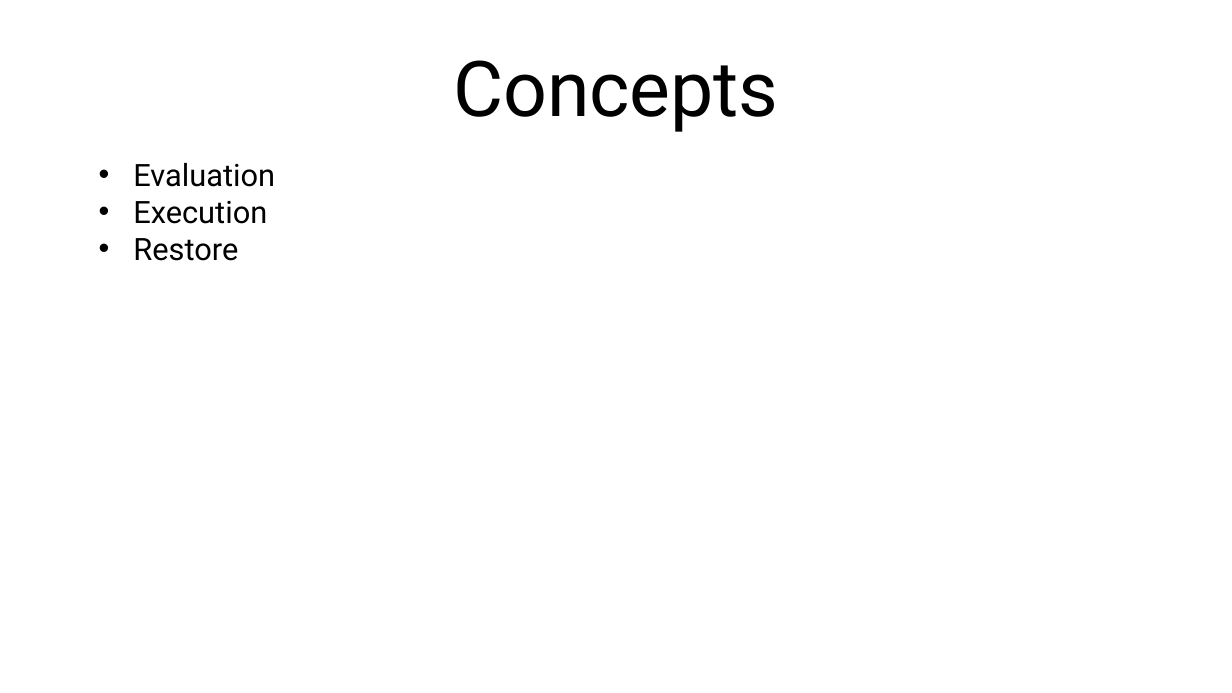
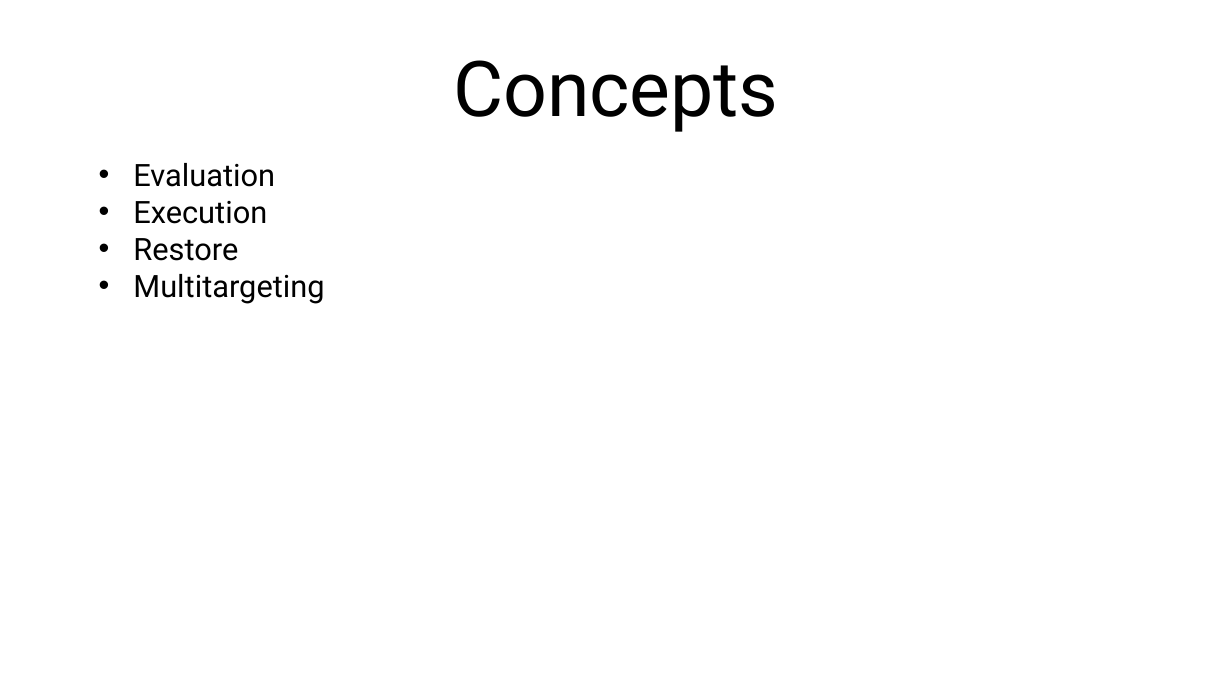
Before and after one commit to dotutils/troubleshooting-msbuild-beginer, a slide deck: slide 13 of Doc/TroubleshootingMSBuild.pptx (slide 11 before the commit). Drawn at 1232x693 pixels with LibreOffice and Linux fonts; fonts in the diff are those of the drawing. Boxes give left, top, right and bottom in pixels: in the first picture for what was removed or moved away, otherwise in the second. Text is boxed around its words. In the diff, an @@ line names an element or a change of style, - is before the commit and + after.

```diff
--- a/Doc/TroubleshootingMSBuild.pptx
+++ b/Doc/TroubleshootingMSBuild.pptx
@@ subtitle at <box>133,274,324,304</box>: paragraph added @@
+• Multitargeting
```
Also in this commit, not shown: 2 slides added, 6 other files.
